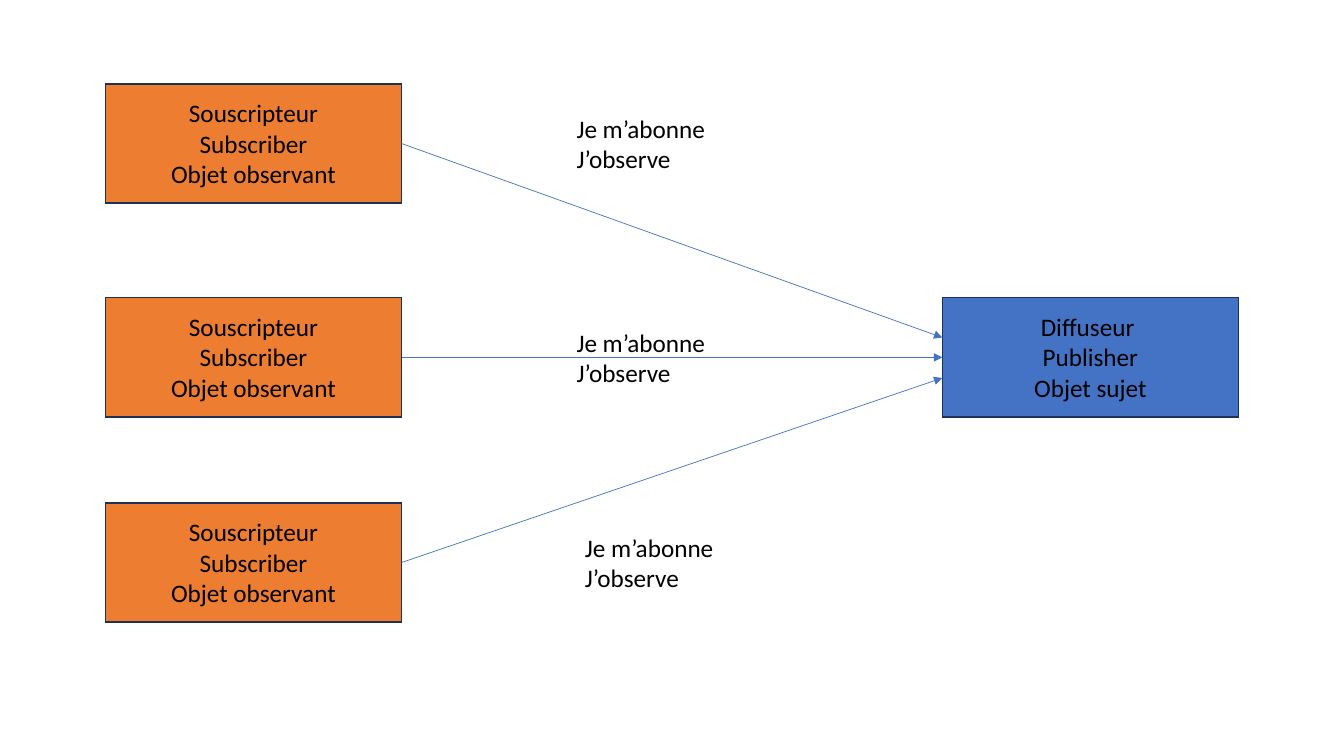
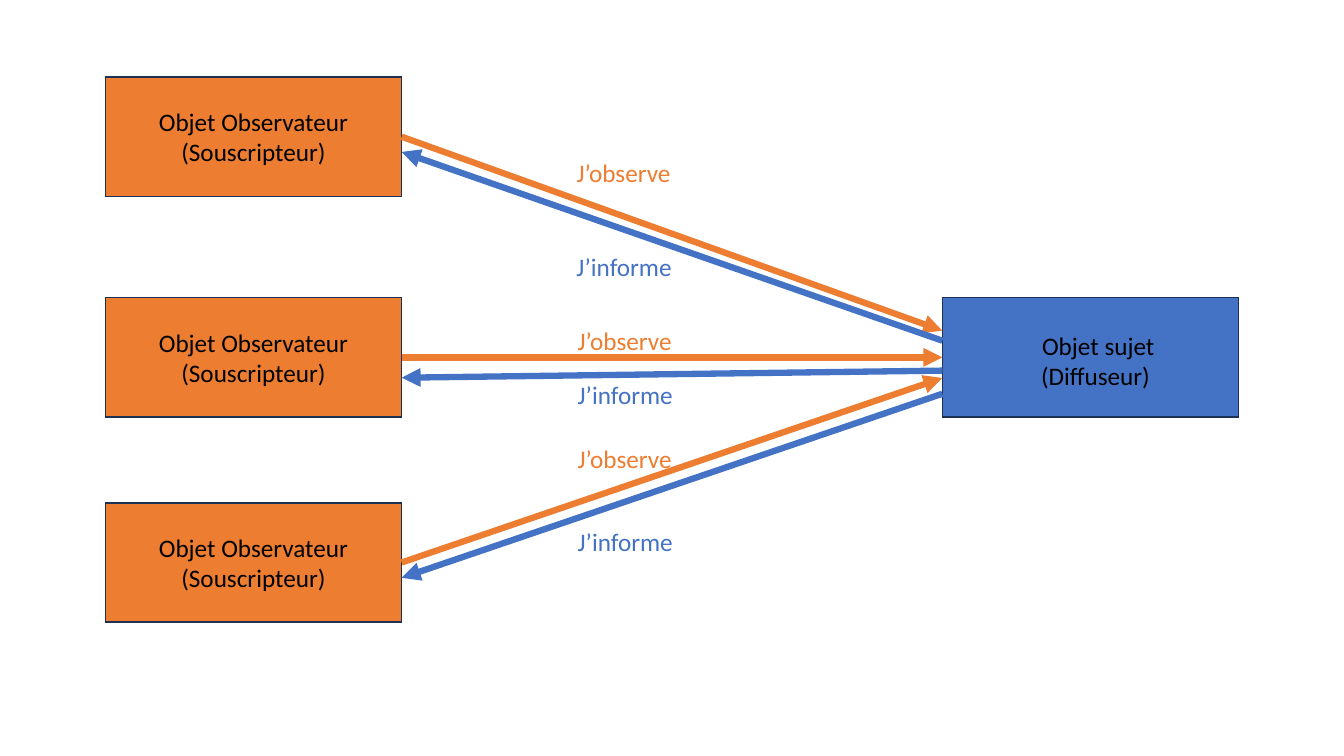
Before and after one commit to D-CRAVO/FORMATION-CDA-2210, a slide deck: slide 2 of 106_DesignPattern/Cours/Observateur/Observateur.pptx. Drawn at 1344x756 pixels with LibreOffice and Linux fonts; fonts in the diff are those of the drawing. Boxes give left, top, right and bottom in pixels: in the first picture for what was removed or moved away, otherwise in the second. Text is boxed around its words. In the diff, an @@ line names an element or a change of style, - is before the commit and + after.

Commit message:
Recherches sur Design Pattern Observateur

```diff
--- a/106_DesignPattern/Cours/Observateur/Observateur.pptx
+++ b/106_DesignPattern/Cours/Observateur/Observateur.pptx
@@ rectangle: place and size @@
-rectangle at [106,84,402,203]
+rectangle at [106,78,402,197]
@@ text at [159,113,348,165]: text changed @@
-Souscripteur
-Subscriber
-Objet observant
+Objet Observateur (Souscripteur)
@@ arrow moved from (401, 143) - (943, 338) to (401, 137) - (943, 331) @@
@@ arrow (401, 137) - (943, 331): stroke #4472C4 0.5 pt to #ED7D31 4.5 pt @@
@@ text at [577,120,705,138]: paragraph removed @@
-Je m’abonne
@@ arrow added from (943, 341) to (401, 152), #4472C4 4.5 pt @@
@@ text "J’observe": place and size @@
-text "J’observe" at [577,120,705,168]
+text "J’observe" at [577,164,671,182]
@@ text added at [576,258,671,276], 18 pt, text #4472C4 @@
+J’informe
@@ text "Objet sujet": place and size @@
-text "Objet sujet" at [1034,318,1147,402]
+text "Objet sujet" at [1041,337,1155,389]
@@ text at [1041,318,1138,366]: paragraphs removed @@
-Diffuseur
-Publisher
@@ text at [159,334,348,386]: text changed @@
-Souscripteur
-Subscriber
-Objet observant
+Objet Observateur (Souscripteur)
@@ arrow (401, 358) - (943, 358): stroke #4472C4 0.5 pt to #ED7D31 4.5 pt @@
@@ text at [577,334,705,358]: paragraph removed @@
-Je m’abonne
@@ arrow (401, 563) - (943, 378): stroke #4472C4 0.5 pt to #ED7D31 4.5 pt @@
@@ arrow added from (943, 371) to (401, 378), #4472C4 4.5 pt @@
@@ text added at [578,386,673,404], 18 pt, text #4472C4 @@
+J’informe
@@ text at [1041,367,1150,389]: paragraph added @@
+(Diffuseur)
@@ arrow added from (943, 394) to (401, 578), #4472C4 4.5 pt @@
@@ text colour #000000 to #ED7D31 in 3 elements at [578,332,672,357], [577,164,671,182], [578,450,672,474] @@
@@ text "J’observe": place and size @@
-text "J’observe" at [585,539,713,588]
+text "J’observe" at [578,450,672,474]
@@ text at [159,539,348,591]: text changed @@
-Souscripteur
-Subscriber
-Objet observant
+Objet Observateur (Souscripteur)
@@ text added at [578,533,673,551], 18 pt, text #4472C4 @@
+J’informe
@@ text at [585,539,713,557]: paragraph removed @@
-Je m’abonne
```
Also in this commit, not shown: 2 slides added, 13 other files.
